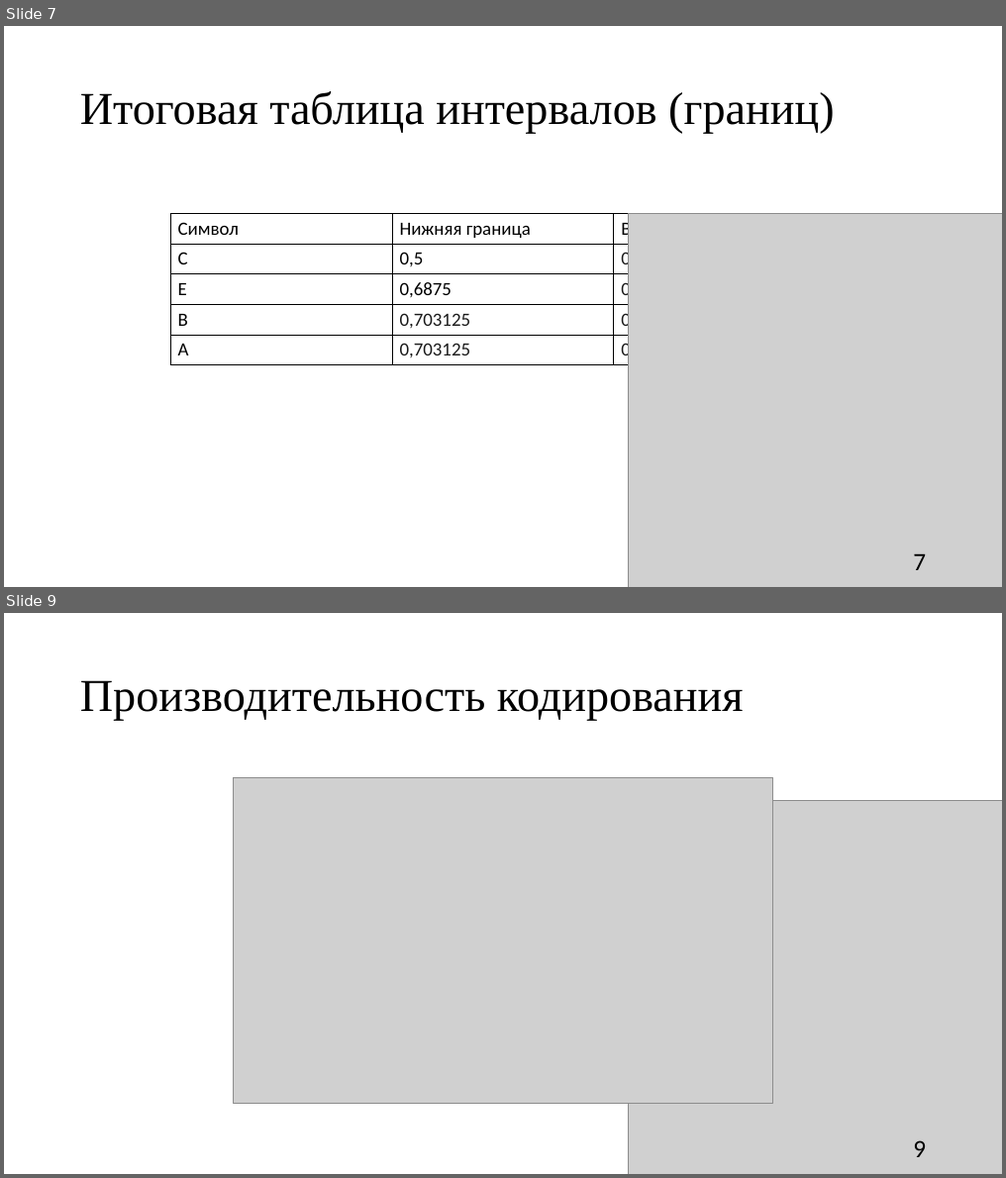
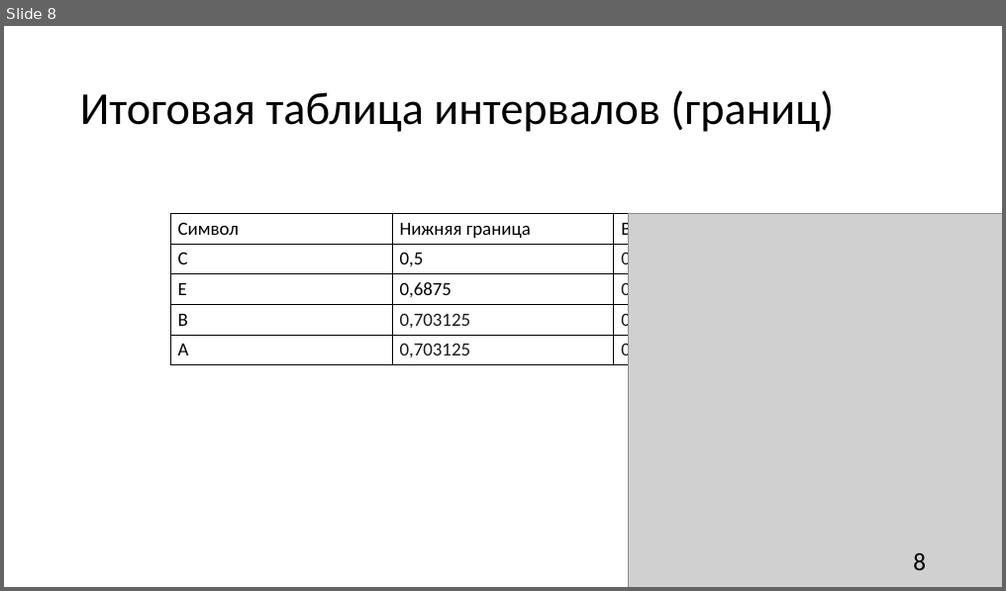
Before and after one commit to bezzzna/Algoritm, a slide deck: Arithmetic coding.pptx. Shown one above the other, each under a label of ours: slides 7 and 9 before the commit, slide 8 after it; the slides between them are not shown. The pictures are 1006x1178 and 1006x591 pixels, drawn with LibreOffice and Linux fonts; fonts in the diff are those of the drawing; grey boxes stand for pictures. Boxes give left, top, right and bottom in pixels: in the first picture for what was removed or moved away, otherwise in the second. Text is boxed around its words. In the diff, an @@ line names an element or a change of style, - is before the commit and + after.

```diff
--- a/Arithmetic coding.pptx
+++ b/Arithmetic coding.pptx
@@ slide 9 removed at (4,613,1002,1174), background #FFFFFF @@
@@ title removed at (80,680,744,721) @@
-Производительность кодирования
@@ picture removed at (233,777,773,1103) @@
@@ picture removed at (628,800,1002,1174) @@
@@ page number removed at (913,1141,926,1157) @@
-9
@@ what was slide 7 is now slide 8 @@
@@ slide 8 changed as well @@
@@ title "Итоговая таблица интервалов (границ)" at (80,90,834,132): font Times New Roman to Calibri @@
@@ page number at (913,553,926,570): text changed @@
-7
+8
```
Also in this commit, not shown: 6 other slides changed, 5 slides added, 3 other slides removed.
